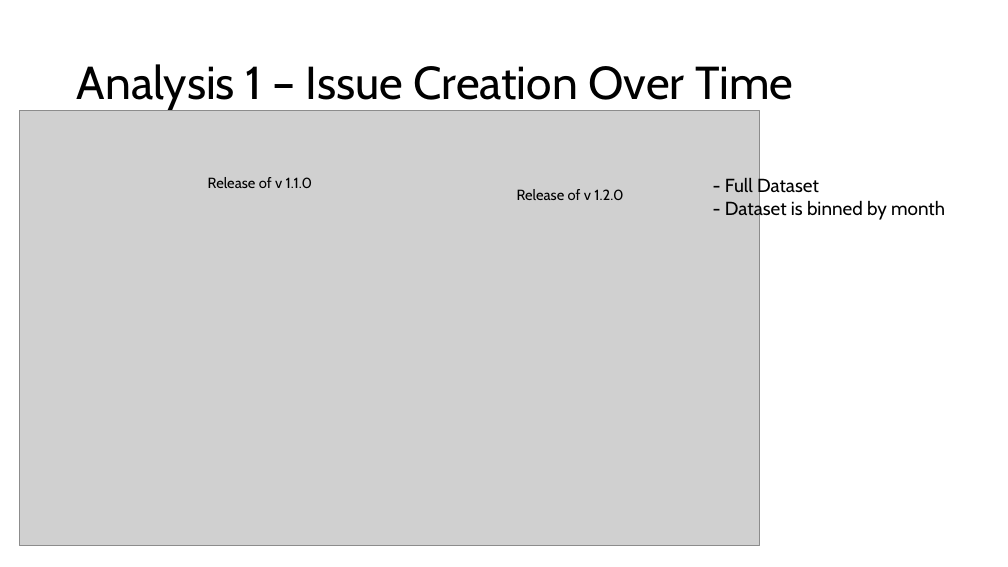
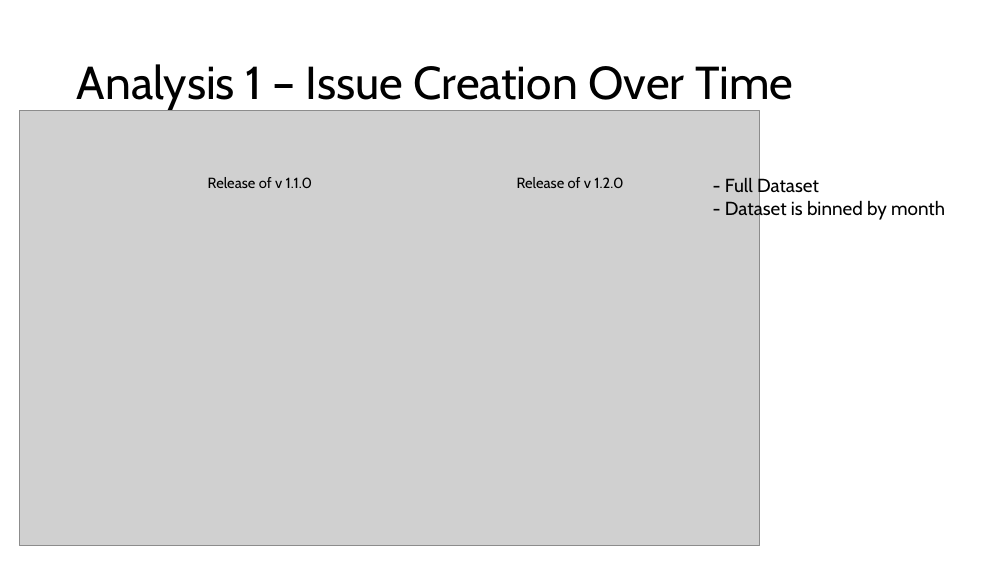
Before and after one commit to timsweeney7/enpm611-project-app, a slide deck: slide 13 of presentation/Presentation1.pptx. Drawn at 1008x567 pixels with LibreOffice and Linux fonts; fonts in the diff are those of the drawing; grey boxes stand for pictures. Boxes give left, top, right and bottom in pixels: in the first picture for what was removed or moved away, otherwise in the second. Text is boxed around its words. In the diff, an @@ line names an element or a change of style, - is before the commit and + after.

Commit message:
changes to presentation

```diff
--- a/presentation/Presentation1.pptx
+++ b/presentation/Presentation1.pptx
@@ text "Release of v 1.2.0": place and size @@
-text "Release of v 1.2.0" at (517,189,623,200)
+text "Release of v 1.2.0" at (517,177,623,188)
```
